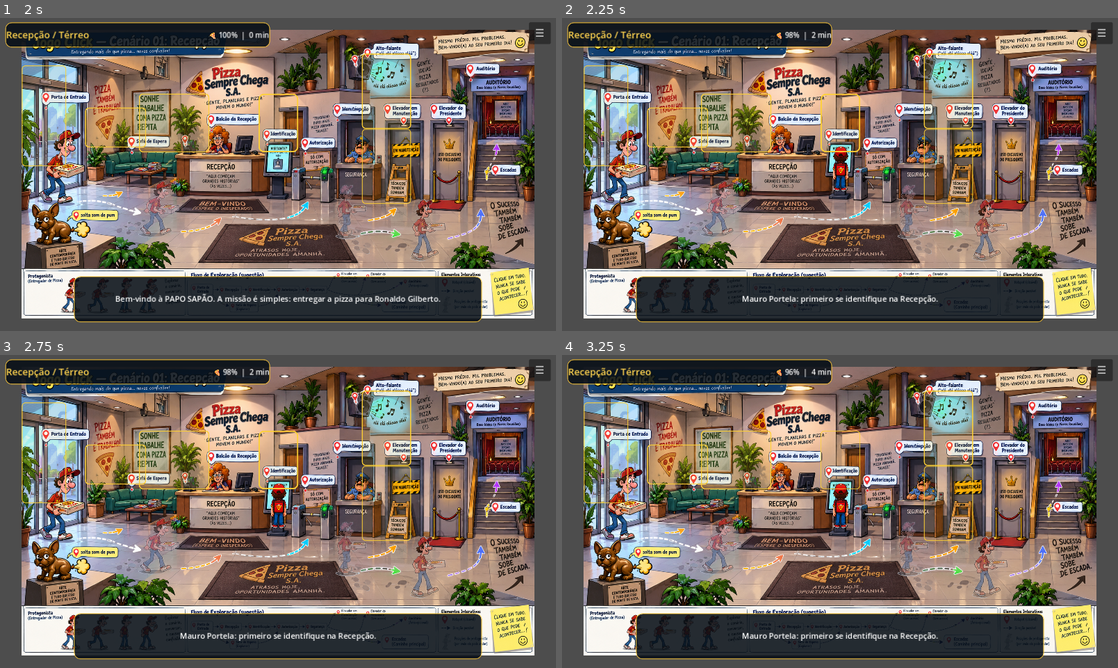
Above: before the commit, frames 1-4 (two rows, left to right).
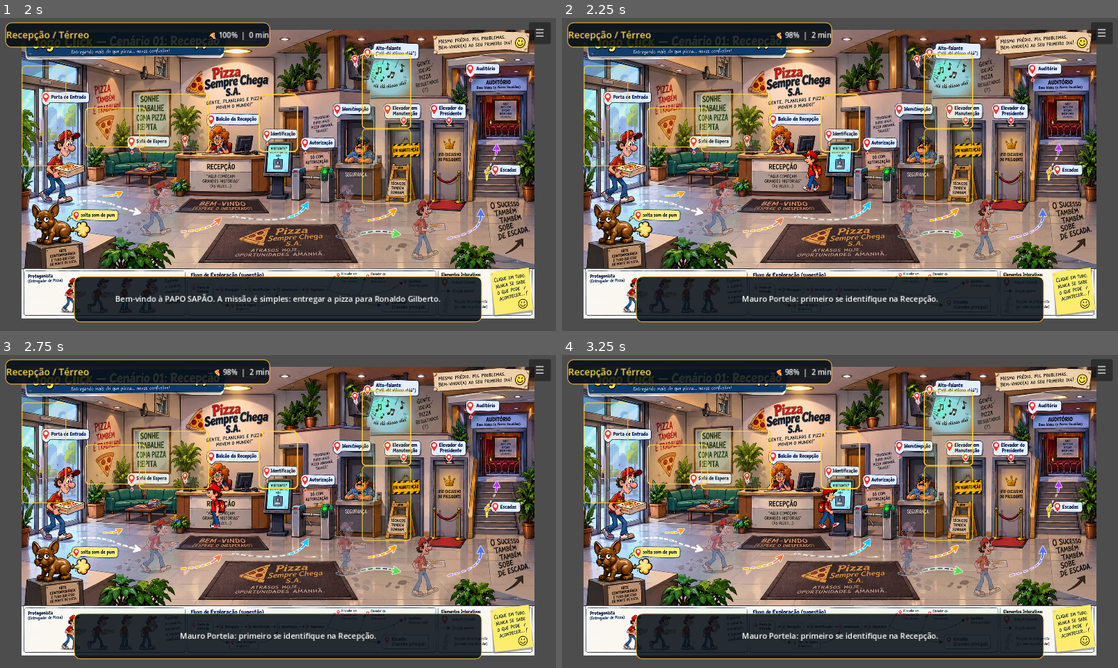
Above: after the commit, the same moments.

Repository: washincofer/protocolo-pizza
Game: Godot game, scene res://scenes/Main.tscn
Same seed, same stepped clock (60 frames per second), same inputs: the game is played once before the commit and once after it.
Inputs (mouse positions are in pixels of both pictures, inside the frame that each line leads up to):
- Up to frame 1 (2 s): click (355, 146) at 0.5 s; click (272, 121) at 1.27 s
- Up to frame 2 (2.25 s): click (834, 149) at 2.02 s
- Up to frame 3 (2.75 s): no input
- Up to frame 4 (3.25 s): click (840, 461) at 2.77 s

Frame 1 is identical in both runs. In frame 2, 0.6% of the frame differs, in the area x 43-52%, y 41-56%; in frame 3, 0.6%; in frame 4, 0.7%, in the area x 40-54%, y 4-56%.
Error in both runs: Attempted to free a locked object (calling or emitting). (res://scripts/main.gd:21)

Commit message:
Ativa correção de clique livre no piso

Diff:
--- a/godot/project.godot
+++ b/godot/project.godot
@@ -22,6 +22,7 @@
 SubareaManager="*res://scripts/subarea_manager.gd"
 AchievementsUI="*res://scripts/achievements_ui.gd"
 PlayerController="*res://scripts/player_controller.gd"
+FloorInputFix="*res://scripts/floor_input_fix.gd"
 
 [display]
 window/size/viewport_width=1280
